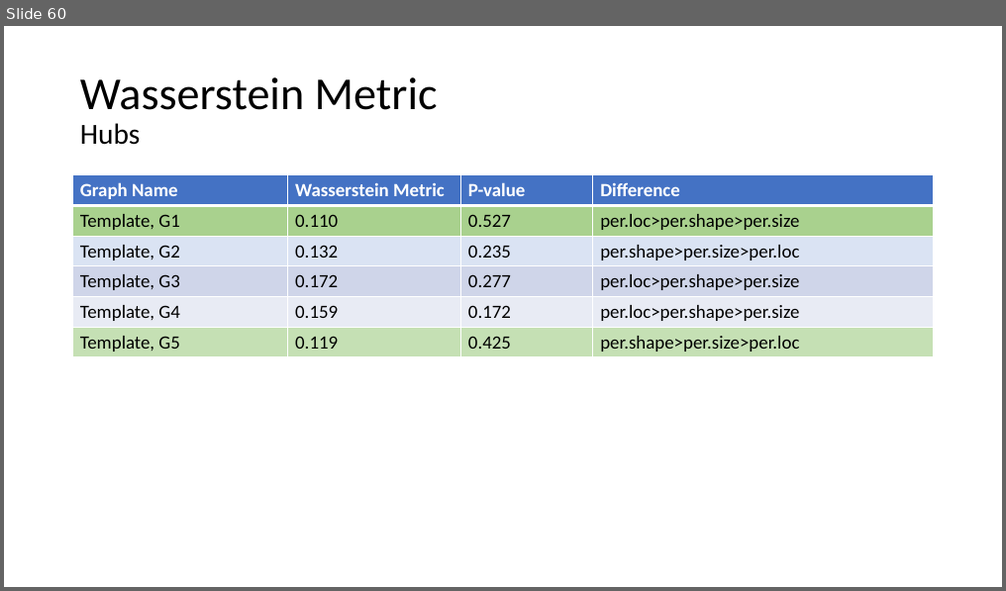
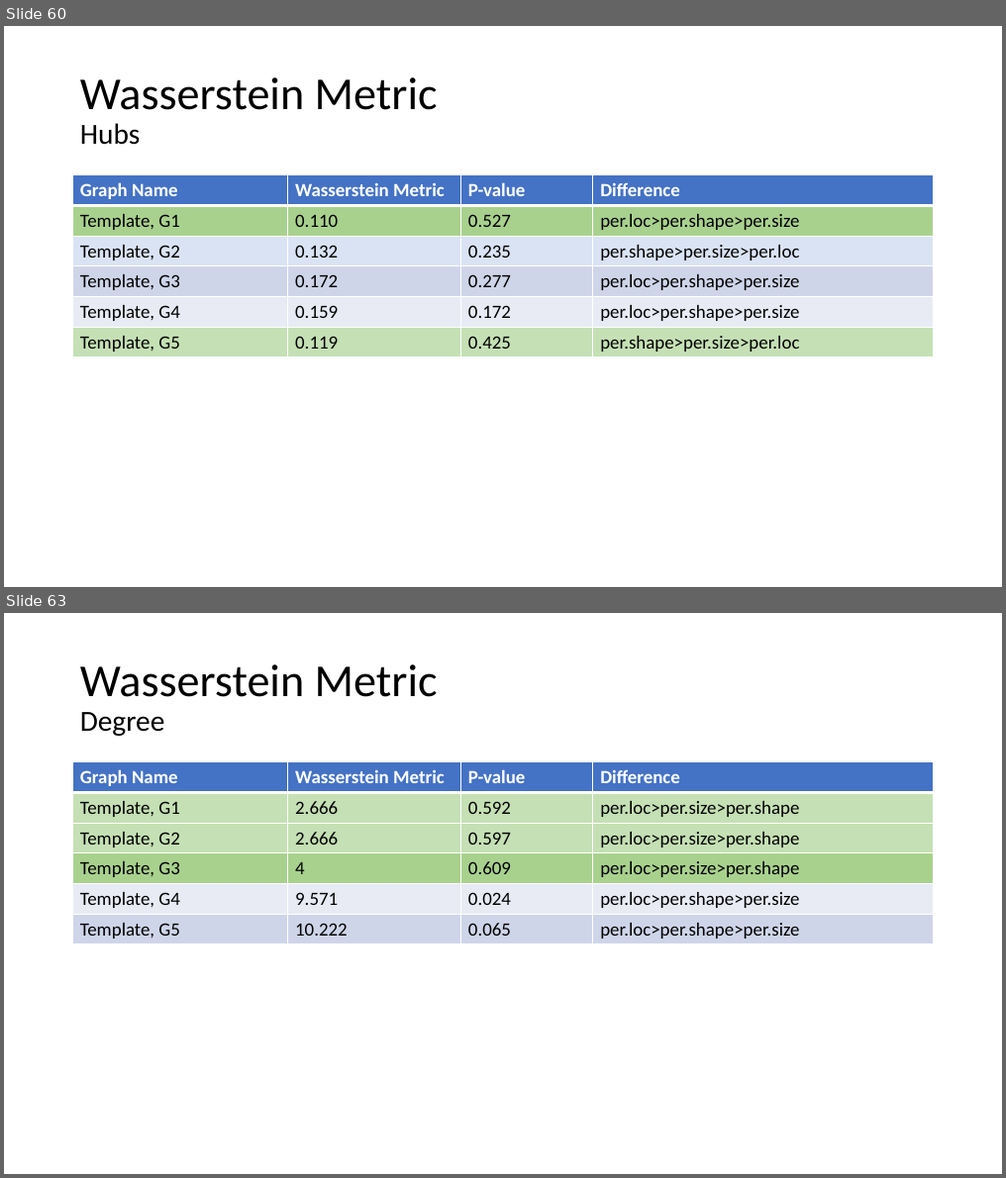
Before and after one commit to AtrayeeNeog/Visualization_2019-20, a slide deck: Documentation/Presentation/Project_Presentation_v2.pptx. Shown one above the other, each under a label of ours: slide 60 before the commit, slides 60 and 63 after it; the slides between them are not shown. The pictures are 1006x591 and 1006x1178 pixels, drawn with LibreOffice and Linux fonts; fonts in the diff are those of the drawing. Boxes give left, top, right and bottom in pixels: in the first picture for what was removed or moved away, otherwise in the second. Text is boxed around its words. In the diff, an @@ line names an element or a change of style, - is before the commit and + after.

```diff
--- a/Documentation/Presentation/Project_Presentation_v2.pptx
+++ b/Documentation/Presentation/Project_Presentation_v2.pptx
@@ slide 63 added at [4, 613, 1002, 1174], background #FFFFFF @@
@@ title added at [80, 664, 438, 736], 44 pt, text #000000 @@
+Wasserstein Metric
+Degree
@@ table added at [73, 762, 934, 945], 6 rows, 4 columns @@
+Graph Name | Wasserstein Metric | P-value | Difference
+Template, G1 | 2.666 | 0.592 | per.loc>per.size>per.shape
+Template, G2 | 2.666 | 0.597 | per.loc>per.size>per.shape
+Template, G3 | 4 | 0.609 | per.loc>per.size>per.shape
+Template, G4 | 9.571 | 0.024 | per.loc>per.shape>per.size
+Template, G5 | 10.222 | 0.065 | per.loc>per.shape>per.size
```
Also in this commit, not shown: 1 slide changed, 17 other slides added, 2 other files.
